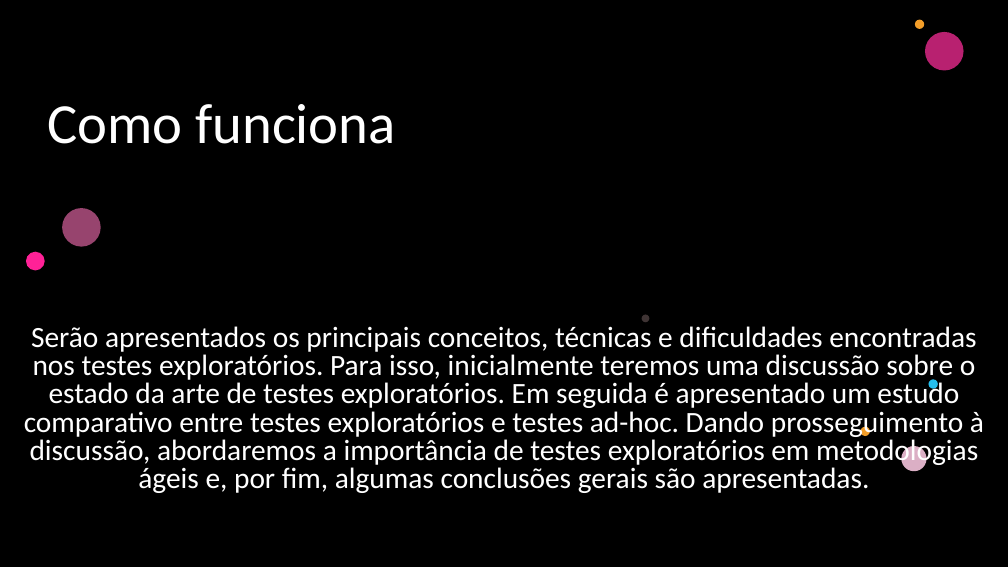
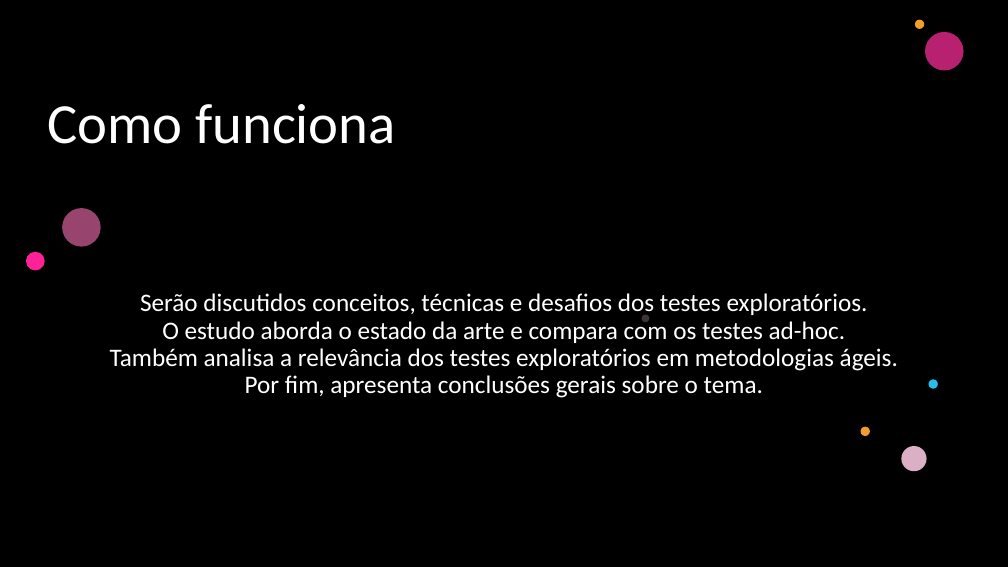
Before and after one commit to pauloryan091/atv-test, a slide deck: slide 3 of Teste Exploratório.pptx. Drawn at 1008x567 pixels with LibreOffice and Linux fonts; fonts in the diff are those of the drawing; background and template pictures are left out; a plain dark background stands for a picture behind light text. Boxes give left, top, right and bottom in pixels: in the first picture for what was removed or moved away, otherwise in the second. Text is boxed around its words. In the diff, an @@ line names an element or a change of style, - is before the commit and + after.

```diff
--- a/Teste Exploratório.pptx
+++ b/Teste Exploratório.pptx
@@ subtitle at (x1=110, y1=293, x2=898, y2=398): text changed; size 28 to 24 pt @@
-Serão apresentados os principais conceitos, técnicas e dificuldades encontradas nos testes exploratórios. Para isso, inicialmente teremos uma discussão sobre o estado da arte de testes exploratórios. Em seguida é apresentado um estudo comparativo entre testes exploratórios e testes ad-hoc. Dando prosseguimento à discussão, abordaremos a importância de testes exploratórios em metodologias ágeis e, por fim, algumas conclusões gerais são apresentadas.
+Serão discutidos conceitos, técnicas e desafios dos testes exploratórios.
+O estudo aborda o estado da arte e compara com os testes ad-hoc.
+Também analisa a relevância dos testes exploratórios em metodologias ágeis.
+Por fim, apresenta conclusões gerais sobre o tema.
```
Also in this commit, not shown: 2 other slides changed, 13 other files.
